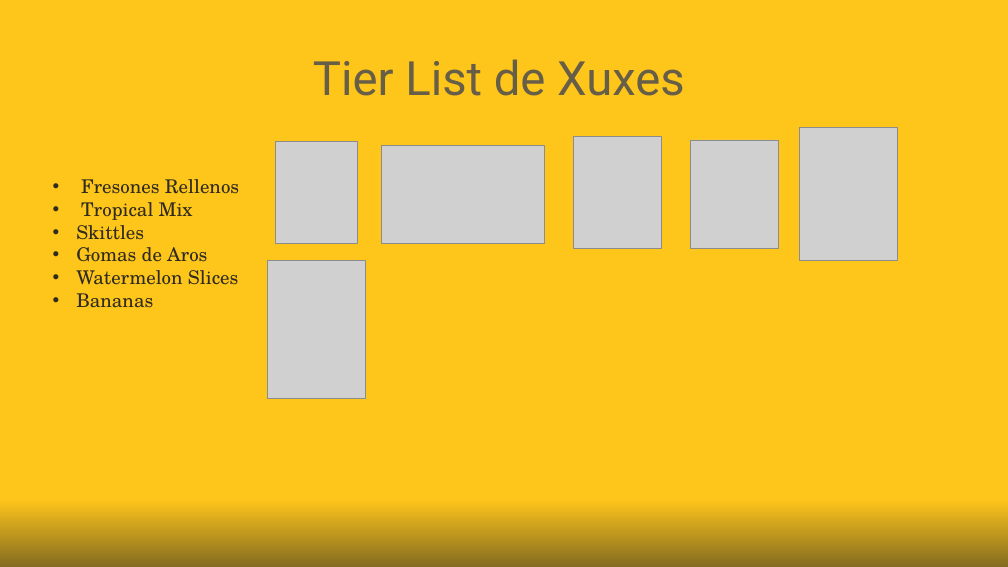
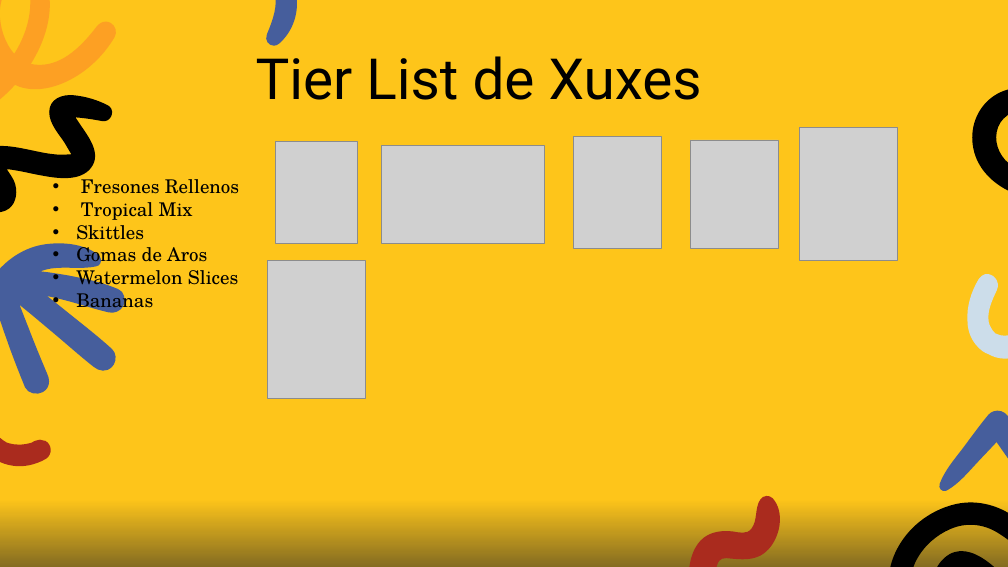
Before and after one commit to SebastianConstantinChiuariu/UD7.PM, a slide deck: slide 8 of OFFLINE/EXERCICI_3/Presentació WPS Office.pptx (slide 3 before the commit). Drawn at 1008x567 pixels with LibreOffice and Linux fonts; fonts in the diff are those of the drawing; grey boxes stand for pictures. Boxes give left, top, right and bottom in pixels: in the first picture for what was removed or moved away, otherwise in the second. Text is boxed around its words. In the diff, an @@ line names an element or a change of style, - is before the commit and + after.

```diff
--- a/OFFLINE/EXERCICI_3/Presentació WPS Office.pptx
+++ b/OFFLINE/EXERCICI_3/Presentació WPS Office.pptx
@@ title "Tier List de Xuxes": place and size @@
-title "Tier List de Xuxes" at [313,59,685,96]
+title "Tier List de Xuxes" at [256,56,702,100]
@@ title "Tier List de Xuxes" at [256,56,702,100]: size 45 to 54 pt, text colour #675E47 to #000000; line spacing 1 to 0.8 @@
@@ freeform shape added at [946,71,1008,263], fill #000000 @@
@@ text "Fresones Rellenos" at [76,174,239,314]: text colour #2F2B20 to #000000 @@
@@ group added at [0,0,304,489]: 5 freeform shapes @@
@@ group added at [603,262,1008,567]: 4 freeform shapes @@
@@ freeform shape added at [916,534,1008,567], fill #000000 @@
```
Also in this commit, not shown: 3 other slides changed, 7 slides added, 2 slides removed.
